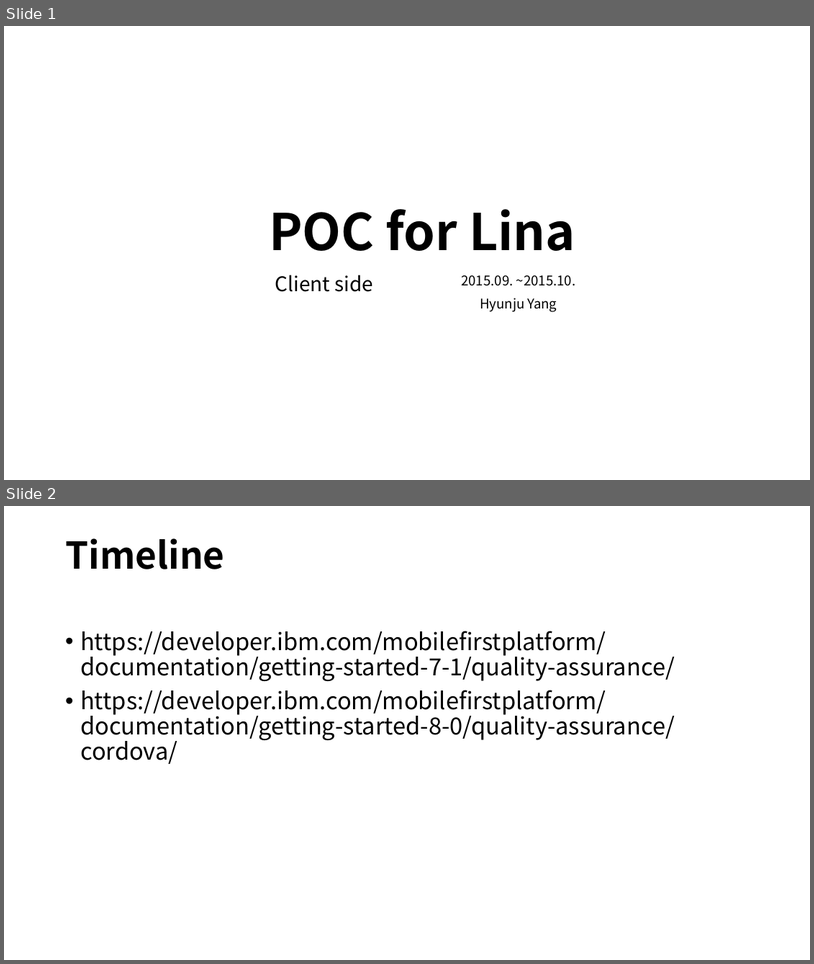
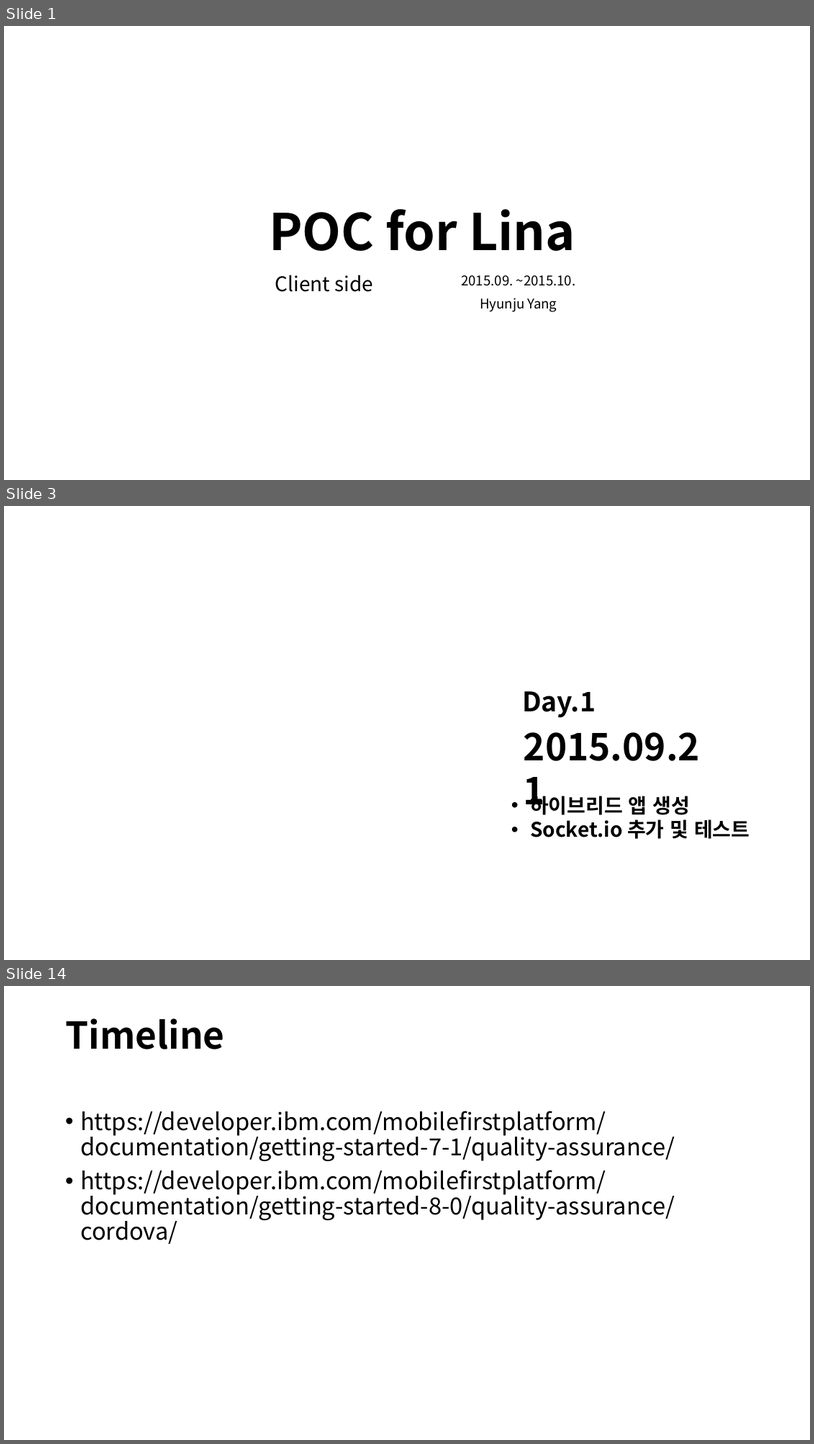
Before and after one commit to hjooyang/poc, a slide deck: POC for Lina.ppt. Shown one above the other, each under a label of ours: slides 1 and 2 before the commit, slides 1, 3 and 14 after it; the slides between them are not shown. The pictures are 814x964 and 814x1444 pixels, drawn with LibreOffice and Linux fonts; fonts in the diff are those of the drawing. Boxes give left, top, right and bottom in pixels: in the first picture for what was removed or moved away, otherwise in the second. Text is boxed around its words. In the diff, an @@ line names an element or a change of style, - is before the commit and + after.

```diff
--- a/POC for Lina.ppt
+++ b/POC for Lina.ppt
@@ slide 3 added at (4, 506, 810, 960), background #FFFFFF @@
@@ text added at (522, 691, 596, 718), 32 pt, text #000000, bold @@
+Day.1
@@ text added at (524, 732, 700, 761), 44 pt, text #000000, bold @@
+2015.09.21
@@ text added at (530, 793, 750, 839), 24 pt, text #000000, bold @@
+• 하이브리드 앱 생성
+• Socket.io 추가 및 테스트
@@ what was slide 2 is now slide 14 @@
```
Also in this commit, not shown: 1 slide changed, 14 other slides added, 3 slides removed.
